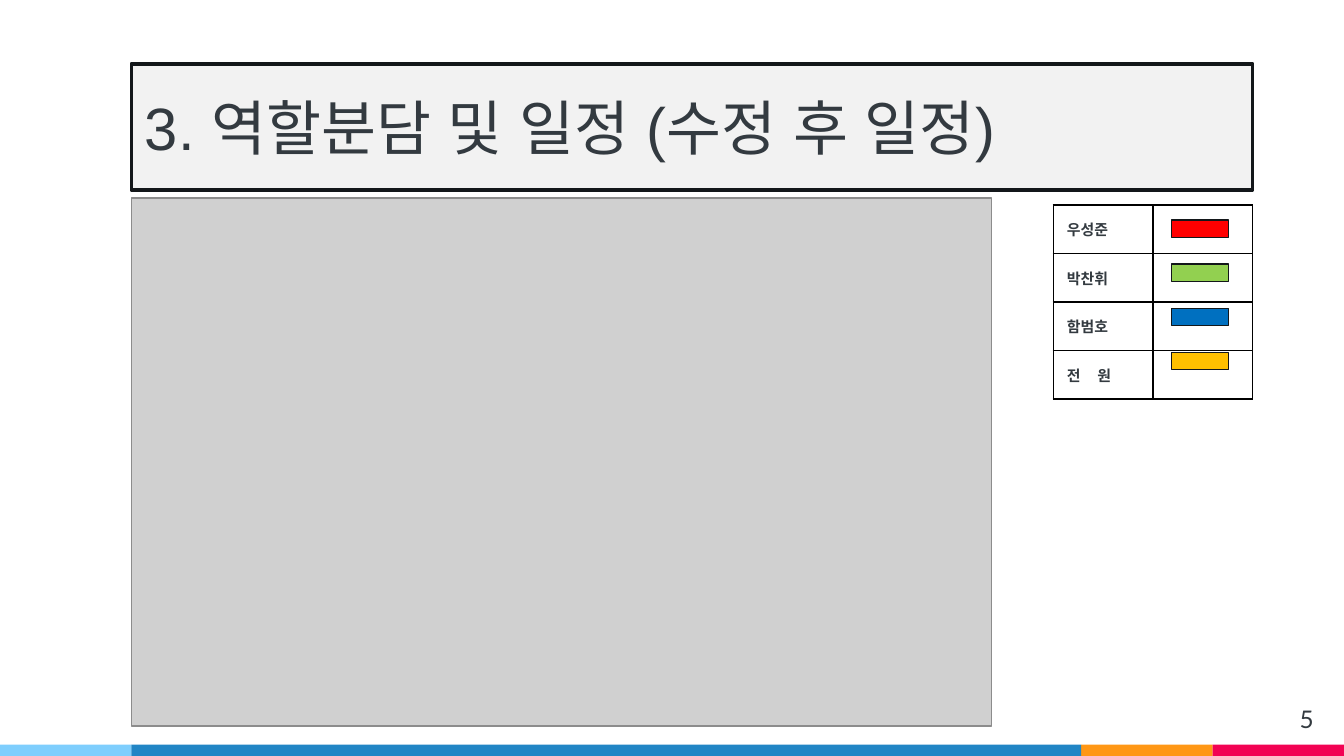
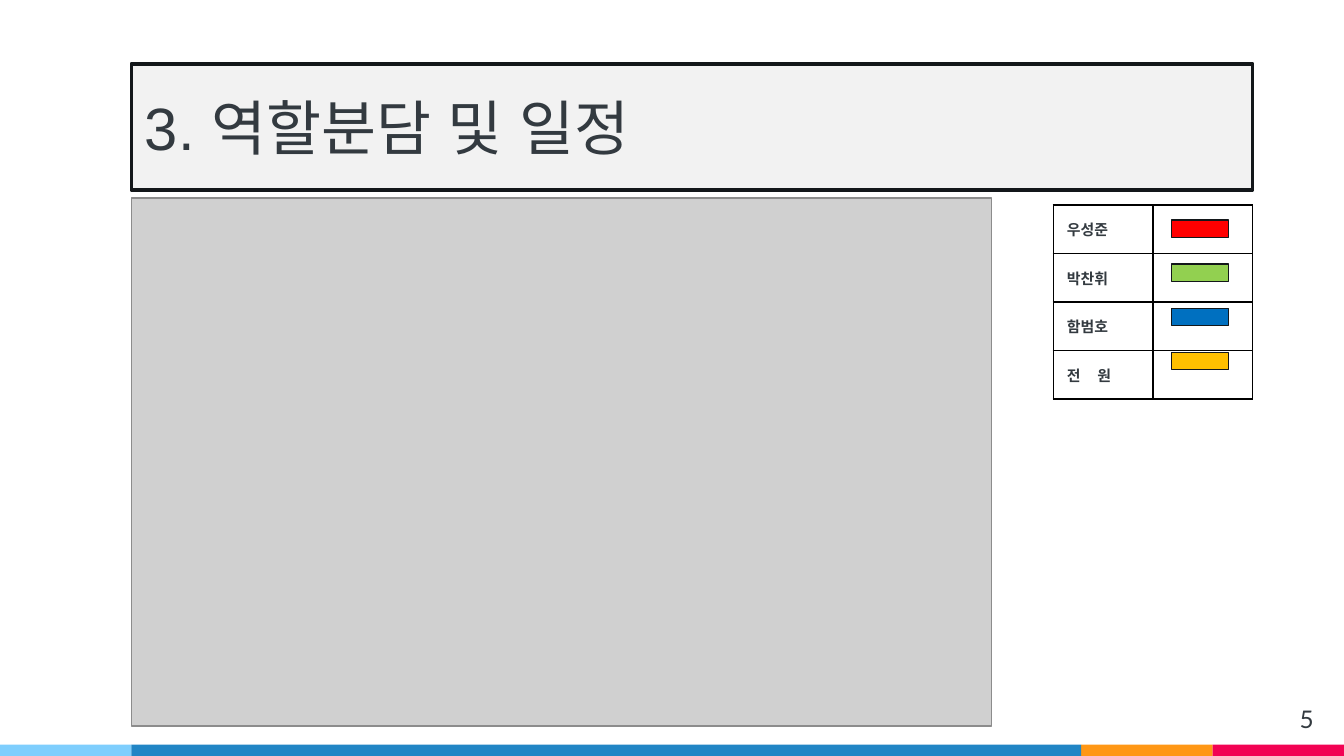
Before and after one commit to wsj2681/Anger_Control_Disoder, a slide deck: slide 5 of Capstone Design/발표자료/중간발표/v2.pptx. Drawn at 1344x756 pixels with LibreOffice and Linux fonts; fonts in the diff are those of the drawing; grey boxes stand for pictures. Boxes give left, top, right and bottom in pixels: in the first picture for what was removed or moved away, otherwise in the second. Text is boxed around its words. In the diff, an @@ line names an element or a change of style, - is before the commit and + after.

```diff
--- a/Capstone Design/발표자료/중간발표/v2.pptx
+++ b/Capstone Design/발표자료/중간발표/v2.pptx
@@ text in rectangle at (x1=145, y1=100, x2=630, y2=155): text changed @@
-3. 역할분담 및 일정 (수정 후 일정)
+3. 역할분담 및 일정
```
Also in this commit, not shown: 6 other slides changed, 1 slide removed, 5 other files.
